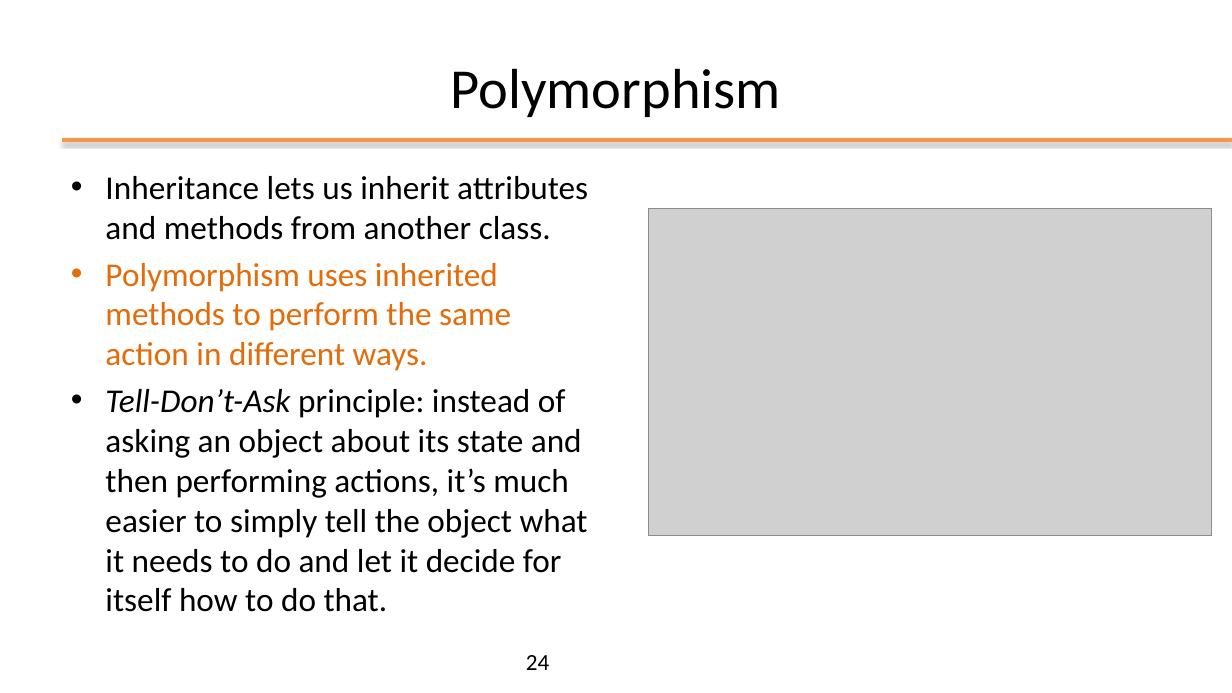
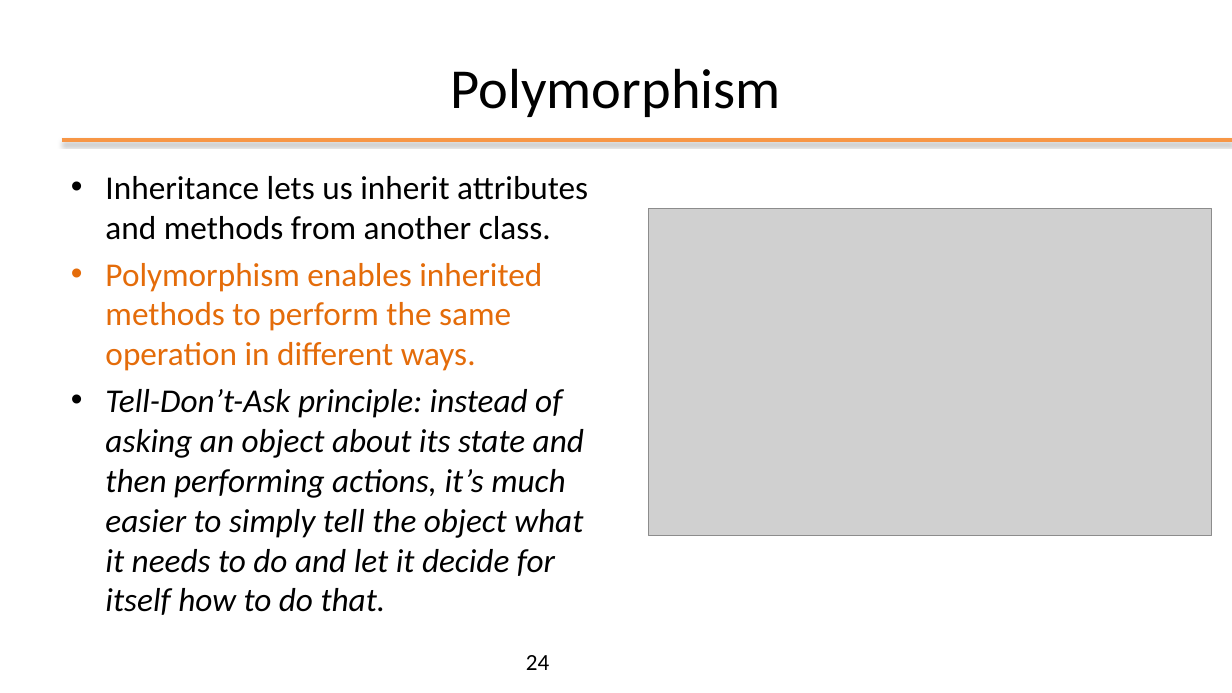
Before and after one commit to plctechnician/ooprogramming, a slide deck: slide 24 of java/slides/ppt/01 - Java From Functions to Objects.pptx. Drawn at 1232x693 pixels with LibreOffice and Linux fonts; fonts in the diff are those of the drawing; grey boxes stand for pictures; background and template pictures are left out. Boxes give left, top, right and bottom in pixels: in the first picture for what was removed or moved away, otherwise in the second. Text is boxed around its words. In the diff, an @@ line names an element or a change of style, - is before the commit and + after.

```diff
--- a/java/slides/ppt/01 - Java From Functions to Objects.pptx
+++ b/java/slides/ppt/01 - Java From Functions to Objects.pptx
@@ text at (105, 263, 542, 371): text changed @@
-• Polymorphism uses inherited methods to perform the same action in different ways.
+• Polymorphism enables inherited methods to perform the same operation in different ways.
@@ text at (105, 389, 584, 615): italic on in "principle: instead of asking an object about ..." @@
```
Also in this commit, not shown: 5 other slides changed, 1 slide added, 2 other files.
